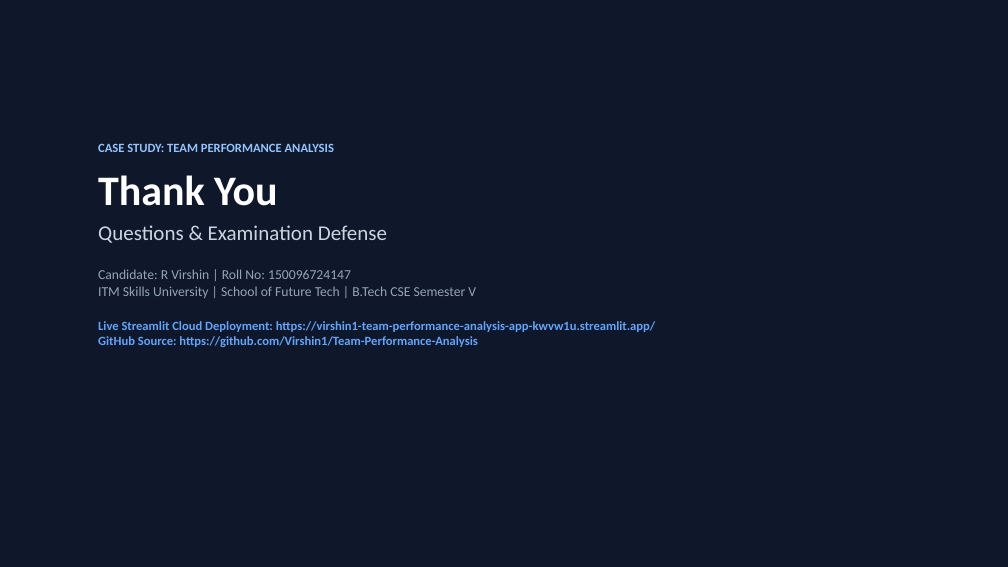
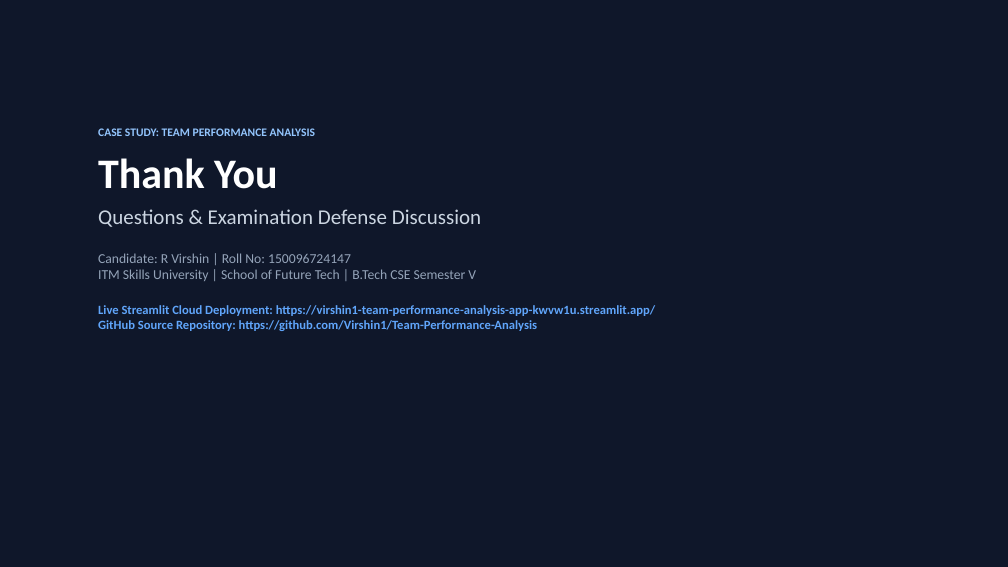
Before and after one commit to Virshin1/Team-Performance-Analysis, a slide deck: slide 12 of Olympic_Team_Performance_Presentation.pptx. Drawn at 1008x567 pixels with LibreOffice and Linux fonts; fonts in the diff are those of the drawing. Boxes give left, top, right and bottom in pixels: in the first picture for what was removed or moved away, otherwise in the second. Text is boxed around its words. In the diff, an @@ line names an element or a change of style, - is before the commit and + after.

Commit message:
Update presentation with explicit high contrast styling and finalize submission-grade academic project report

```diff
--- a/Olympic_Team_Performance_Presentation.pptx
+++ b/Olympic_Team_Performance_Presentation.pptx
@@ text "CASE STUDY: TEAM PERFORMANCE ANALYSIS": place and size @@
-text "CASE STUDY: TEAM PERFORMANCE ANALYSIS" at (98,143,656,347)
+text "CASE STUDY: TEAM PERFORMANCE ANALYSIS" at (98,128,656,331)
@@ text at (98,128,315,136): size 12 to 11 pt in "CASE STUDY: TEAM PERFORMANCE ANALYSIS" @@
@@ text at (98,209,481,227): text changed @@
-Questions & Examination Defense
+Questions & Examination Defense Discussion
@@ text at (98,305,656,331): text changed @@
-Live Streamlit Cloud Deployment: https://virshin1-team-performance-analysis-app-kwvw1u.streamlit.app/
-GitHub Source: https://github.com/Virshin1/Team-Performance-Analysis
+Live Streamlit Cloud Deployment: https://virshin1-team-performance-analysis-app-kwvw1u.streamlit.app/
+GitHub Source Repository: https://github.com/Virshin1/Team-Performance-Analysis
```
Also in this commit, not shown: 11 other slides changed, 1 other file.
